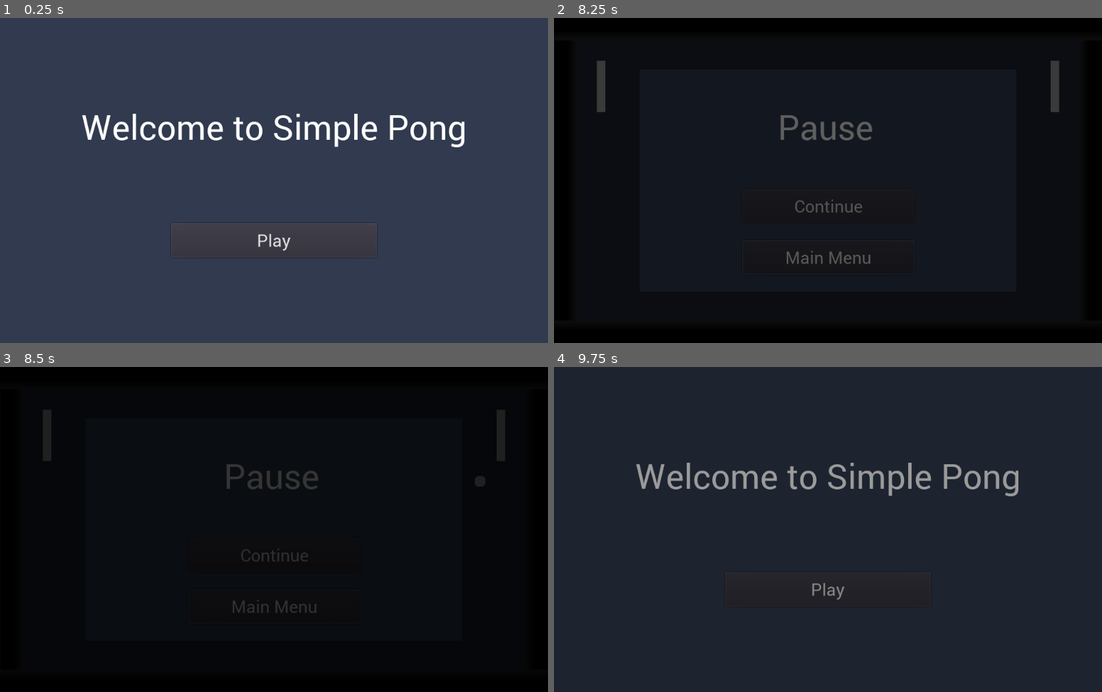
Above: before the commit, frames 1-4 (two rows, left to right).
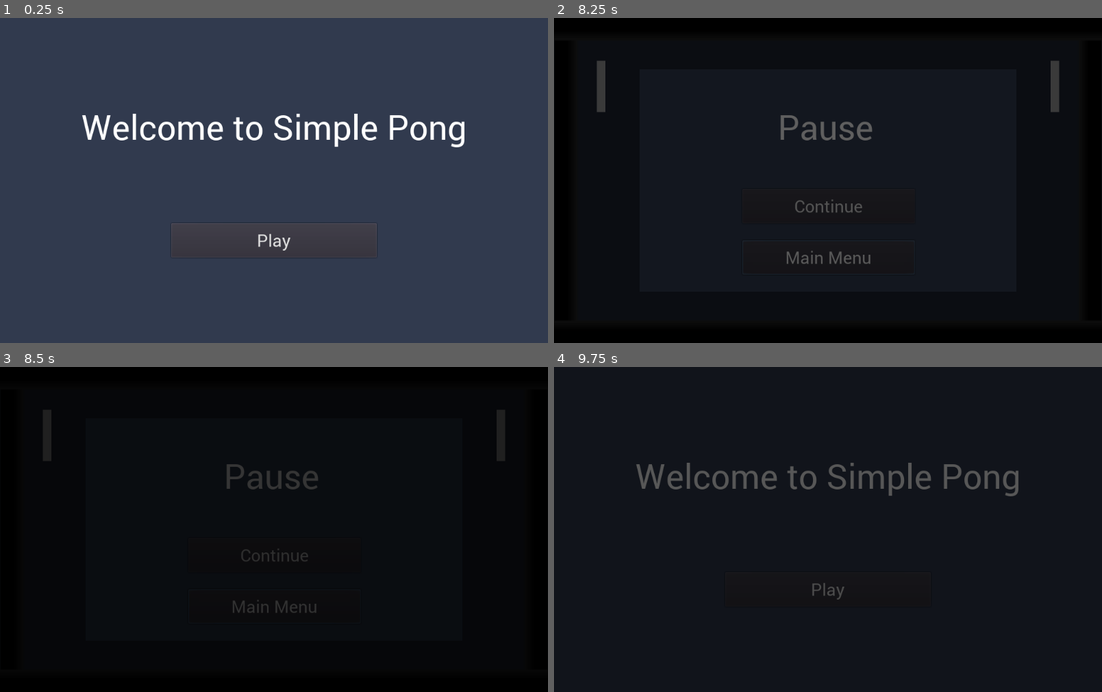
Above: after the commit, the same moments.

Repository: Goamaral/simple_pong
Game: Godot game, scene res://scenes/MainMenu.tscn
Two runs of this game, one before a commit and one after it. Both use one fixed random seed, a clock stepped at 60 frames per second and the inputs below.
Inputs:
- Up to frame 1 (0.25 s): no input
- Up to frame 2 (8.25 s): click "Play" at 0.5 s; click "Play" at 1.25 s; click "Play" at 2 s; tap Enter (ui_accept) at 2.75, 3.6, 3.77, 4.07, 5.1, 5.27, 5.57, 6.6, 6.77, 7.07 s; hold Enter (ui_accept) 2.78-3.53 s; hold Enter (ui_accept) 4.28-5.03 s; hold Enter (ui_accept) 5.78-6.53 s; tap Space (pause) at 6.4 s; tap Escape (ui_cancel) at 7.15 s; click "Main Menu" at 7.25 s; click "Continue" at 8 s
- Up to frame 3 (8.5 s): no input
- Up to frame 4 (9.75 s): click "Continue" at 8.75 s; hold Enter (ui_accept) from 9.53 s (still down)

Frames 1-2 are identical in both runs. In frame 3, less than 0.1% of the frame differs, in the area x 86-89%, y 33-37%; in frame 4, 2.1%, in the area x 14-85%, y 29-72%.

Commit message:
Improve pausing system and use ui_accept to resume and start game

Diff:
--- a/project.godot
+++ b/project.godot
@@ -67,6 +67,10 @@
 "events": [ Object(InputEventKey,"resource_local_to_scene":false,"resource_name":"","device":0,"alt":false,"shift":false,"control":false,"meta":false,"command":false,"pressed":false,"scancode":32,"unicode":0,"echo":false,"script":null)
  ]
 }
+enter={
+"deadzone": 0.5,
+"events": [  ]
+}
 
 [physics]
 
--- a/scenes/Game.tscn
+++ b/scenes/Game.tscn
@@ -1,15 +1,16 @@
-[gd_scene load_steps=17 format=2]
+[gd_scene load_steps=18 format=2]
 
 [ext_resource path="res://scripts/Game/Scene.gd" type="Script" id=1]
 [ext_resource path="res://scripts/Game/Pause.gd" type="Script" id=2]
 [ext_resource path="res://fonts/roboto_64.tres" type="DynamicFont" id=3]
 [ext_resource path="res://fonts/roboto_32.tres" type="DynamicFont" id=4]
 [ext_resource path="res://fonts/roboto_48.tres" type="DynamicFont" id=5]
-[ext_resource path="res://sprites/wall.png" type="Texture" id=6]
-[ext_resource path="res://scripts/Game/Player.gd" type="Script" id=7]
-[ext_resource path="res://sprites/bar.png" type="Texture" id=8]
-[ext_resource path="res://scripts/Game/Ball.gd" type="Script" id=9]
-[ext_resource path="res://sprites/ball.png" type="Texture" id=10]
+[ext_resource path="res://scripts/Game/World.gd" type="Script" id=6]
+[ext_resource path="res://sprites/wall.png" type="Texture" id=7]
+[ext_resource path="res://scripts/Game/Player.gd" type="Script" id=8]
+[ext_resource path="res://sprites/bar.png" type="Texture" id=9]
+[ext_resource path="res://scripts/Game/Ball.gd" type="Script" id=10]
+[ext_resource path="res://sprites/ball.png" type="Texture" id=11]
 
 [sub_resource type="RectangleShape2D" id=1]
 extents = Vector2( 32, 34.0645 )
@@ -145,7 +146,7 @@
 valign = 1
 
 [node name="World" type="Control" parent="."]
-editor/display_folded = true
+script = ExtResource( 6 )
 
 [node name="Walls" type="Node2D" parent="World"]
 
@@ -223,15 +224,14 @@
 [node name="SpriteDown" type="Sprite" parent="World/Walls/Down"]
 position = Vector2( 3.8147e-06, 0 )
 scale = Vector2( 4, -4 )
-texture = ExtResource( 6 )
+texture = ExtResource( 7 )
 
 [node name="Players" type="Node2D" parent="World"]
-editor/display_folded = true
 
 [node name="LeftPlayer" type="KinematicBody2D" parent="World/Players"]
 position = Vector2( 88, 128 )
 scale = Vector2( 0.25, 1.5 )
-script = ExtResource( 7 )
+script = ExtResource( 8 )
 __meta__ = {
 "_edit_group_": true
 }
--- a/scripts/Game/Ball.gd
+++ b/scripts/Game/Ball.gd
@@ -7,25 +7,32 @@
 
 # Private
 var vector: Vector2 = default_vector
-var ready: bool = false
+var paused: bool = true
 onready var default_position: Vector2 = position
 
 # World player nodes
 onready var left_player_node = $"../Players/LeftPlayer"
 onready var right_player_node = $"../Players/RightPlayer"
+onready var world_node = $"/root/Scene/World"
 
 # Signal Handling
 func _ready():
 	if Utils.randi_range(0, 2) % 2 == 1:
 		vector.x *= -1
 
-	return SceneChanger.connect("scene_changed", self, "set_ready")
+	#warning-ignore:return_value_discarded
+	world_node.connect("pause", self, "_pause")
+	#warning-ignore:return_value_discarded
+	world_node.connect("resume", self, "_resume")
 
-func set_ready():
-	ready = true
+func _resume():
+	paused = false
+
+func _pause():
+	paused = true
 
 func _process(delta: float):
-	if (!ready):
+	if (paused):
 		return false
 
 	var collision: KinematicCollision2D = move_and_collide(vector * delta)
--- a/scripts/Game/Pause.gd
+++ b/scripts/Game/Pause.gd
@@ -1,16 +1,35 @@
 extends CanvasLayer
 
+# Private - Onready #
 onready var menu_node: Control = $"./Menu"
+onready var world_node = $"/root/Scene/World"
 
+# Signal Handling #
 func _input(event):
 	if event.is_action_pressed("ui_cancel"):
-		get_tree().paused = true
-		menu_node.visible = true
+		if (is_paused()):
+			resume()
+		else:
+			pause()
+	elif event.is_action_pressed("ui_accept"):
+		resume()
 
 func _on_ContinueButton_pressed():
-	get_tree().paused = false
-	menu_node.visible = false
+	resume()
 
 func _on_MainMenuButton_pressed():
 	SceneChanger.change_scene("MainMenu")
-	get_tree().paused = false
+
+# General #
+func pause():
+	if (!is_paused()):
+		world_node.pause()
+		menu_node.visible = true
+
+func resume():
+	if (is_paused()):
+		world_node.resume()
+		menu_node.visible = false
+
+func is_paused():
+	return menu_node.visible
--- a/scripts/Game/Player.gd
+++ b/scripts/Game/Player.gd
@@ -1,15 +1,34 @@
-# Game/Player.gd
+# Game/Player.gd #
 extends KinematicBody2D
 
-# Export
+# Public #
 export var player: String = "_player"
 export var force: int = 400
 
-# Private
+# Private - Onready #
 onready var default_position: Vector2 = position
+onready var world_node = $"/root/Scene/World"
 
-# Signal Handling
+# Private - General #
+var paused: bool = true
+
+# Signal Handling #
+func _ready():
+	#warning-ignore:return_value_discarded
+	world_node.connect("pause", self, "_pause")
+	#warning-ignore:return_value_discarded
+	world_node.connect("resume", self, "_resume")
+
+func _resume():
+	paused = false
+
+func _pause():
+	paused = true
+
 func _process(delta: float):
+	if (paused):
+		return false
+
 	var is_up: bool = Input.is_action_pressed(player + "_up")
 	var is_down: bool = Input.is_action_pressed(player + "_down")
 	var applied_force: int = 0
@@ -22,6 +41,6 @@
 	#warning-ignore:return_value_discarded
 	move_and_collide(Vector2(0, applied_force) * delta)
 
-# General
+# General #
 func reset():
 	position = default_position
--- /dev/null
+++ b/scripts/Game/World.gd
@@ -0,0 +1,24 @@
+extends Control
+
+# Signals #
+signal resume()
+signal pause()
+
+# Private - General #
+var paused: bool = true
+
+# Signal Handling #
+func _ready():
+	#warning-ignore:return_value_discarded
+	SceneChanger.connect("scene_changed", self, "resume")
+
+# General #
+func pause():
+	if (!paused):
+		paused = true
+		emit_signal("pause")
+
+func resume():
+	if (paused):
+		paused = false
+		emit_signal("resume")
--- a/scripts/MainMenu.gd
+++ b/scripts/MainMenu.gd
@@ -2,3 +2,7 @@
 
 func _on_play():
 	SceneChanger.change_scene("Game")
+
+func _input(event):
+	if event.is_action_pressed("ui_accept"):
+		SceneChanger.change_scene("Game")
--- a/scripts/Utils.gd
+++ b/scripts/Utils.gd
@@ -1,11 +1,7 @@
 # Utils.gd
 extends Node
 
-# Math
+# Math #
 static func randi_range(from: int, to: int) -> int:
 	var number_range: int = to - from
 	return randi() % number_range + from
-
-# Scene management
-func change_scene(scene_name: String) -> void:
-	assert(get_tree().change_scene("scenes/%s.tscn" % scene_name) == OK)
Not shown: 5 places in scenes/Game.tscn that only renumber resources
